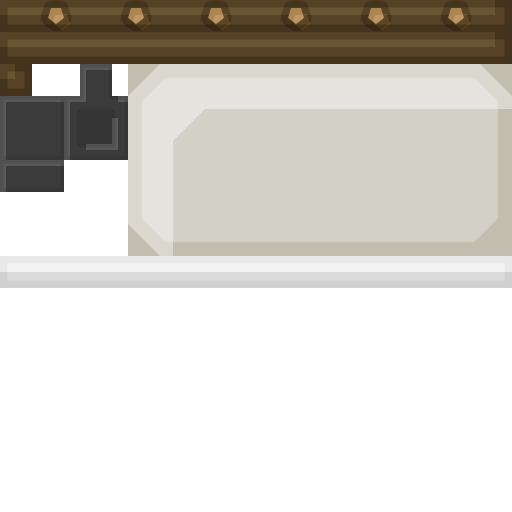
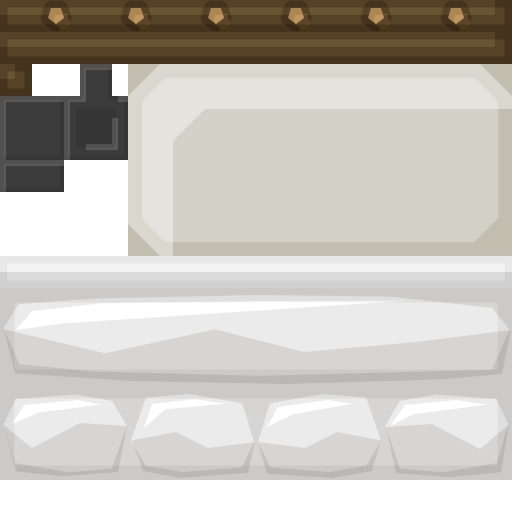
Two versions of the same layered image (512x512). Layer-by-layer changes:
added group "sleeping bag" with 8 layers above "hammock" over [0, 288, 512, 480]
added layer "Shape 5 copy 3" (10%) in group "sleeping bag" over [4, 423, 509, 478]
added layer "Shape 3 copy" in group "sleeping bag" over [12, 399, 487, 428]
added layer "Shape 2 copy" (10%) in group "sleeping bag" over [0, 384, 512, 480]
added layer "Shape 1 copy 2" in group "sleeping bag" over [0, 384, 512, 480]
added layer "Shape 5" (1st of 2, in "sleeping bag") (10%) in group "sleeping bag" over [4, 329, 511, 384]
added layer "Shape 3" in group "sleeping bag" over [16, 300, 407, 330]
added layer "Shape 2" (10%) in group "sleeping bag" over [0, 288, 512, 384]
added layer "Shape 1" (1st of 2, in "sleeping bag") in group "sleeping bag" over [0, 288, 512, 384]
